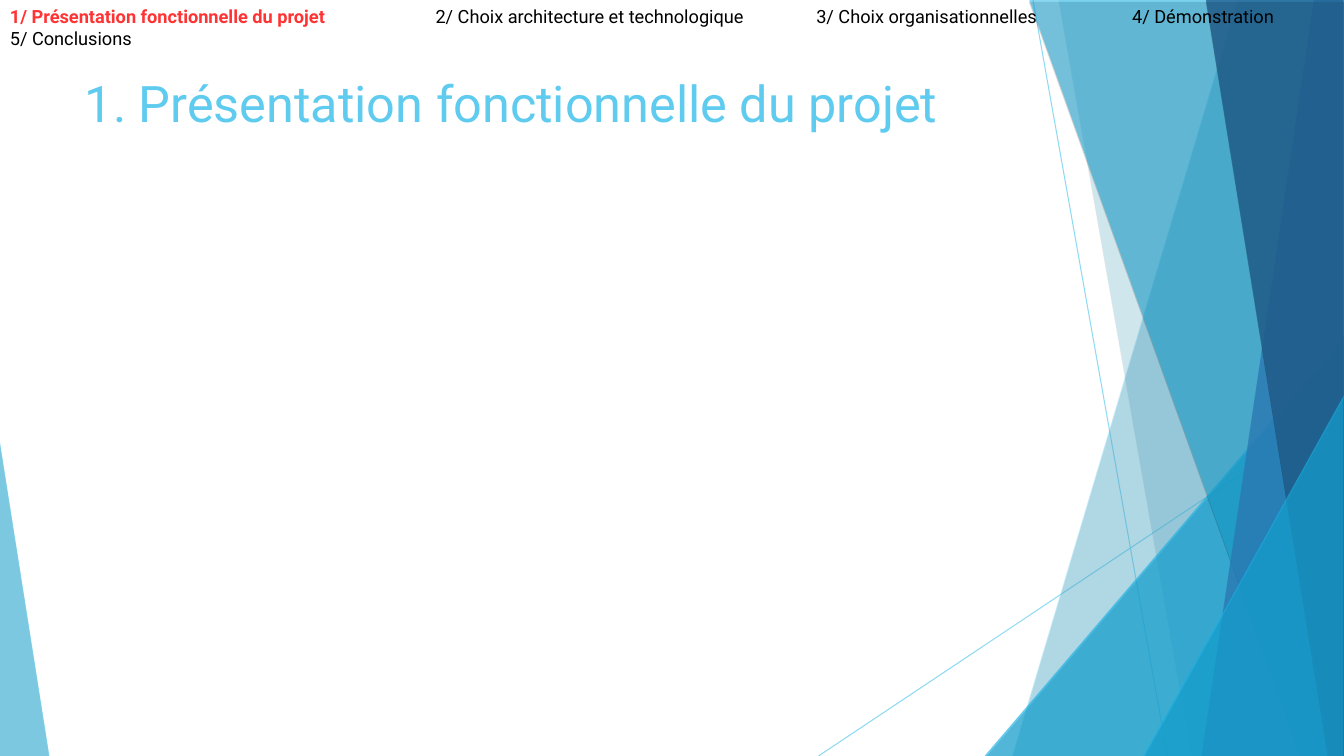
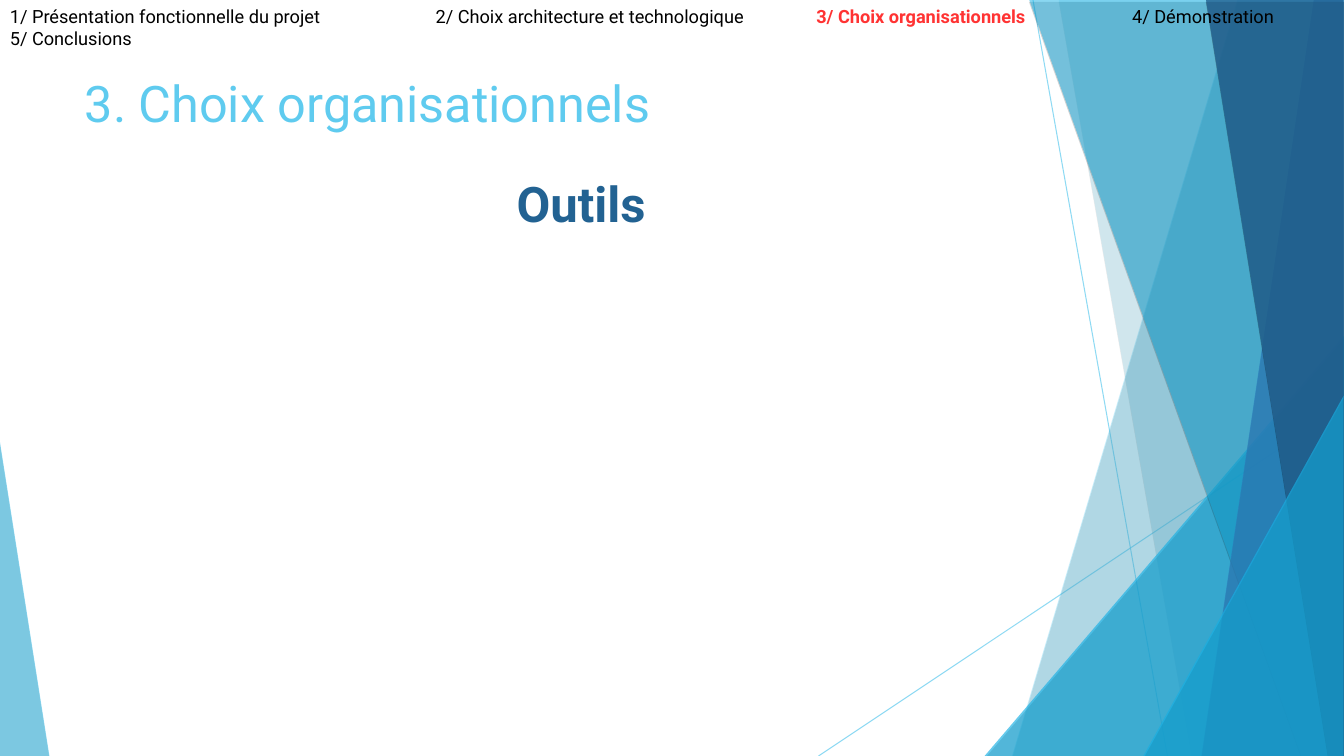
Before and after one commit to ComeBurguburu/AmbianceShowRoom, a slide deck: slide 9 of docs/Presentation orale.odp (slide 3 before the commit). Drawn at 1344x756 pixels with LibreOffice and Linux fonts; fonts in the diff are those of the drawing. Boxes give left, top, right and bottom in pixels: in the first picture for what was removed or moved away, otherwise in the second. Text is boxed around its words. In the diff, an @@ line names an element or a change of style, - is before the commit and + after.

Commit message:
Update presentation

```diff
--- a/docs/Presentation orale.odp
+++ b/docs/Presentation orale.odp
@@ text at [10,6,1274,28]: text changed @@
-1/ Présentation fonctionnelle du projet 2/ Choix architecture et technologique 3/ Choix organisationnelles 4/ Démonstration 5/ Conclusions
+1/ Présentation fonctionnelle du projet 2/ Choix architecture et technologique 3/ Choix organisationnels 4/ Démonstration 5/ Conclusions
@@ title at [85,84,650,133]: text changed @@
-1. Présentation fonctionnelle du projet
+3. Choix organisationnels
@@ text added at [517,185,646,223], 35 pt, text #226292, bold @@
+Outils
```
Also in this commit, not shown: 2 other slides changed, 7 slides added, 21 slides removed, 5 other files.
